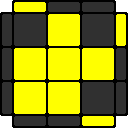
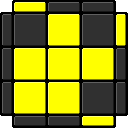
Comparing the layer stacks of the two 128px x 128px images. Changes:
painted on "color" over [2, 2, 126, 126]
